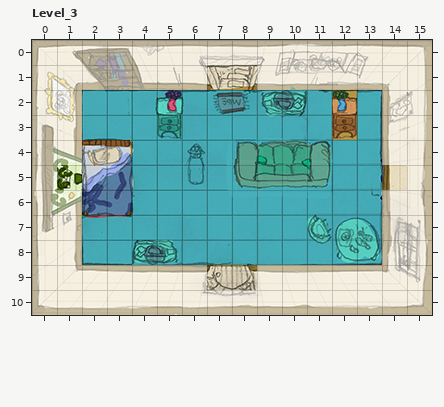
A LDtk project gets an edit: ld48_deeper/srcart/Deeper.ldtk. Above is the file before it was changed.
Cells are 25x25 px. Shown: Level_3 x 0..15, y 0..10. The commit also changed other parts of the map, which this record leaves out.
Now the later version:
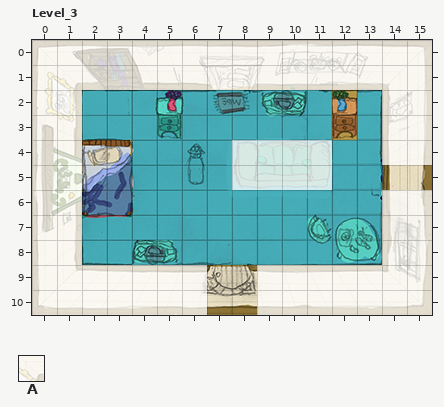
Key: from "Collision": A 1 "Wall".
_ is an empty cell.
See-through tiles are keyed as they look on the map.
Changes in this commit:
layer "Collision" opacity 50% -> 76%
Layer "Collision":
y 1: x 7..8 __ -> AA
y 4: x 8..11 ____ -> AAAA
y 5: x 1 _ -> A; x 8..11 ____ -> AAAA; x 15 A -> _
y 10: x 7..8 AA -> __
